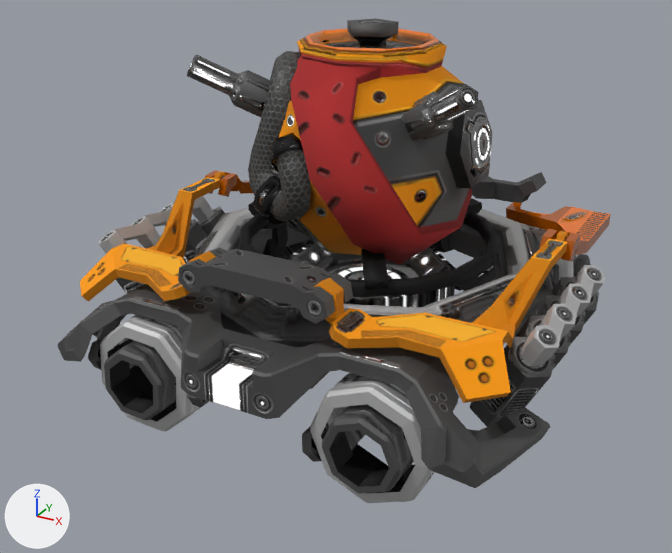
An edit to the glTF model startup/pkg/vaststars.resources/glb/electrolyzer.glb, drawn before and after from the same camera.
Camera for both pictures: a camera (50 mm lens) standing at (34.3, -67.6, 41.1) and looking at (-1.0, -3.4, 9.0). The lights are fixed; the arrows at lower left show +X, +Y and +Z. Where no turn or scale is listed for an object, it has been applied to the vertices. Vertices at the same position are counted once.

Script lines for the objects in view, before the commit:
```python
me_plane_006 = bpy.data.meshes.new('Plane.006')
me_plane_006.from_pydata(...)  # 2713 vertices, 4442 faces; spans x -20.6..20.6, y -22.0..20.3, z -10.4..19.9
me_plane_006.materials.append(mat_material)
ob_plane_005 = bpy.data.objects.new('Plane.005', me_plane_006)
ob_plane_005.location = (-0.08, 0.79, 9.94)
```
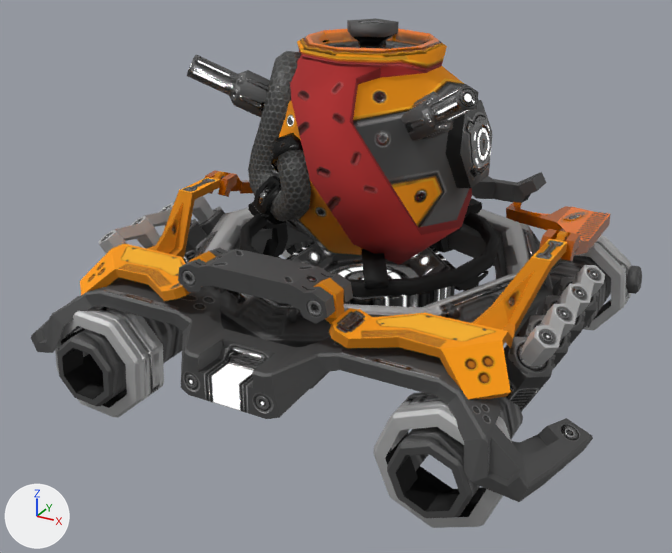
Changed parts and their boxes (x1, y1, x2, y2) in the pictures (672 x 553 px; the box of a moved part takes in the faces that stretch with it):
'Plane.005', reshaped (10% wider)
    before: (58, 18, 611, 503)
    after: (31, 18, 642, 528)
part 1 of me_plane_006, moved or reshaped
    before: (100, 315, 200, 431)
    after: (55, 306, 164, 417)
part 2 of me_plane_006, moved or reshaped
    before: (104, 340, 176, 420)
    after: (57, 317, 183, 406)
part 3 of me_plane_006, moved or reshaped
    before: (310, 373, 434, 503)
    after: (374, 392, 512, 528)
part 4 of me_plane_006, moved or reshaped
    before: (322, 382, 458, 493)
    after: (387, 396, 523, 518)
part 5 of me_plane_006, moved or reshaped (not visible before)
    after: (282, 245, 296, 258)
part 6 of me_plane_006, moved or reshaped
    before: (304, 240, 311, 245)
    after: (277, 240, 313, 258)
part 7 of me_plane_006, moved or reshaped
    before: (483, 224, 578, 280)
    after: (574, 235, 631, 330)
part 8 of me_plane_006, moved or reshaped
    before: (479, 264, 559, 286)
    after: (549, 256, 611, 329)
part 9 of me_plane_006, moved or reshaped
    before: (574, 254, 591, 277)
    after: (626, 266, 642, 294)
part 10 of me_plane_006, deleted (black)
    before: (88, 240, 556, 462)
part 11 of me_plane_006, moved or reshaped
    before: (58, 284, 208, 362)
    after: (31, 277, 208, 353)
part 12 of me_plane_006, moved or reshaped
    before: (338, 347, 550, 488)
    after: (338, 347, 593, 502)

Diff of the bpy script that builds the scene:
```diff
--- a/startup/pkg/vaststars.resources/glb/electrolyzer.glb.py
+++ b/startup/pkg/vaststars.resources/glb/electrolyzer.glb.py
@@ me_plane_006 @@
 # used by ob_plane_005; location = (-0.08, 0.79, 9.94)
-me_plane_006.from_pydata(...)  # 2713 vertices, 4442 faces; spans x -20.6..20.6, y -22.0..20.3, z -10.4..19.9
+me_plane_006.from_pydata(...)  # 2449 vertices, 4062 faces; spans x -23.6..23.6, y -22.0..20.3, z -10.6..19.9
+# me_plane_006 part 1: the loose piece of 60 vertices spanning x -14.5..-5.3, y -19.6..-15.9, z -10.2..-1.2 is moved by (-5.0, 0.0, -0.2)
+# me_plane_006 part 2: the loose piece of 71 vertices spanning x -12.9..-7.0, y -20.9..-10.1, z -8.6..-2.8 is moved by (-5.0, 0.0, -0.2)
+# me_plane_006 part 3: the loose piece of 60 vertices spanning x 5.2..14.8, y -19.6..-15.9, z -10.4..-1.0 is moved by (5.1, 0.0, -0.2)
+# me_plane_006 part 4: the loose piece of 71 vertices spanning x 7.0..13.0, y -20.9..-10.1, z -8.6..-2.7 is moved by (5.1, 0.0, -0.2)
+# me_plane_006 part 5: the loose piece of 60 vertices spanning x -14.6..-5.1, y 14.5..18.2, z -10.4..-1.0 is moved by (-5.0, 0.0, -0.2)
+# me_plane_006 part 6: the loose piece of 71 vertices spanning x -12.9..-6.8, y 8.7..19.5, z -8.6..-2.7 is moved by (-5.0, 0.0, -0.2)
+# me_plane_006 part 7: the loose piece of 60 vertices spanning x 5.4..14.7, y 14.5..18.2, z -10.3..-1.1 is moved by (5.0, 0.0, -0.2)
+# me_plane_006 part 8: the loose piece of 71 vertices spanning x 7.1..13.0, y 8.7..19.5, z -8.6..-2.8 is moved by (5.0, 0.0, -0.2)
+# me_plane_006 part 9: the loose piece of 18 vertices spanning x 14.3..15.5, y 15.9..18.5, z -6.0..-3.6 is moved by (5.0, 0.0, -0.2)
+# me_plane_006 part 10: 10 loose pieces with 264 vertices, spanning x -15.7..15.7, y -20.0..15.5, z -8.5..-2.3, are deleted
+# me_plane_006 part 11: 52 vertices moved from x -20.6..-11.4, y -20.8..-12.1, z -6.1..0.4 to x -23.6..-14.4, y -20.8..-12.1, z -6.1..0.4; 4 vertices removed from x -17.8..-17.0, y -13.8..-12.1, z -5.1..-3.8; 4 vertices added at x -20.8..-20.0, y -13.8..-12.1, z -5.1..-3.8
+# me_plane_006 part 12: 52 vertices moved from x 11.4..20.6, y -20.8..-12.1, z -6.1..0.4 to x 14.4..23.6, y -20.8..-12.1, z -6.1..0.4; 4 vertices removed from x 15.3..15.7, y -19.8..-16.5, z -2.0..-1.6; 4 vertices added at x 18.3..18.7, y -19.8..-16.5, z -2.0..-1.6
 me_plane_006.materials.append(mat_material)
```
